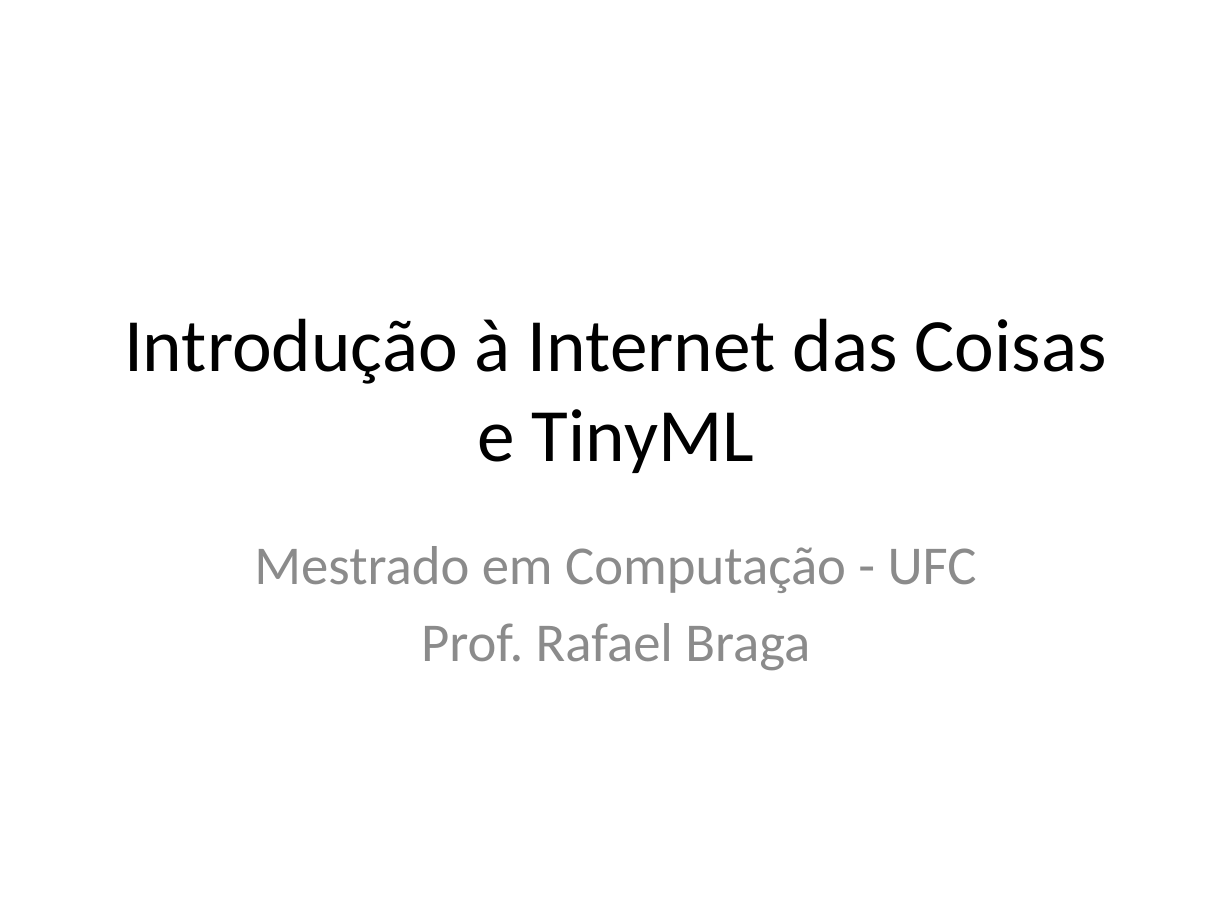
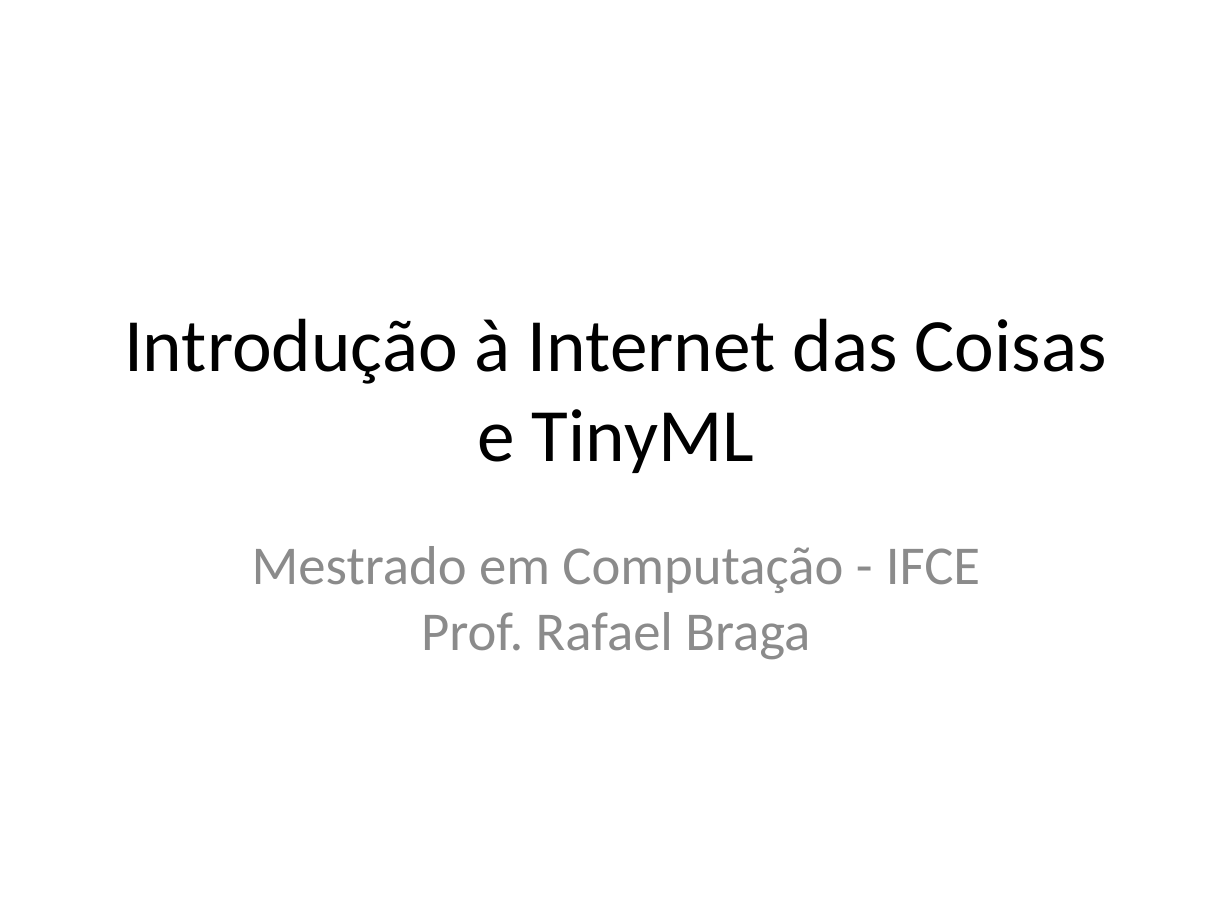
Before and after one commit to antoniorafaelbraga-ufc/01.803.38-Internet-das-Coisas, a slide deck: slide 1 of slides/Aula_01_Introducao_IoT_TinyML.pptx. Drawn at 1232x924 pixels with LibreOffice and Linux fonts; fonts in the diff are those of the drawing. Boxes give left, top, right and bottom in pixels: in the first picture for what was removed or moved away, otherwise in the second. Text is boxed around its words. In the diff, an @@ line names an element or a change of style, - is before the commit and + after.

```diff
--- a/slides/Aula_01_Introducao_IoT_TinyML.pptx
+++ b/slides/Aula_01_Introducao_IoT_TinyML.pptx
@@ subtitle at (252, 546, 980, 593): text changed @@
-Mestrado em Computação - UFC
+Mestrado em Computação - IFCE
@@ subtitle at (421, 612, 810, 660): less space between paragraphs @@
```
Also in this commit, not shown: 2 other slides changed, 3 other files.
